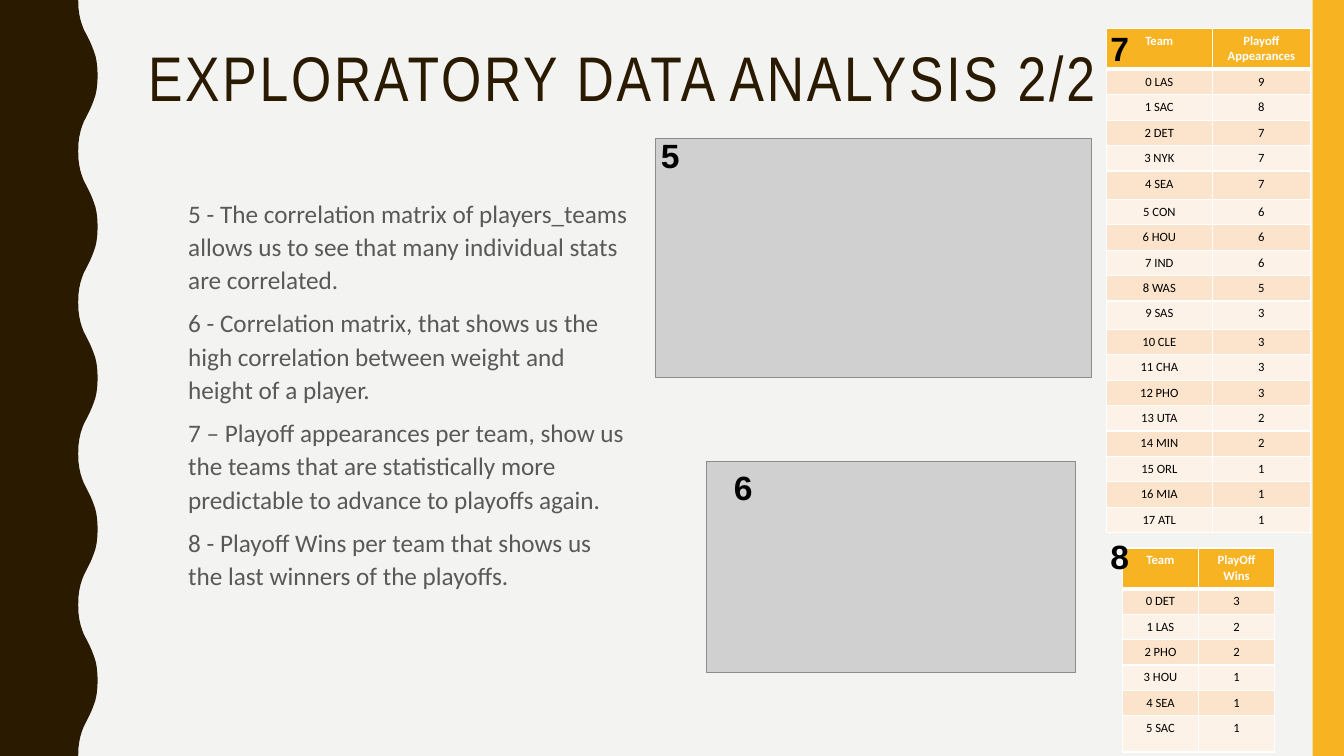
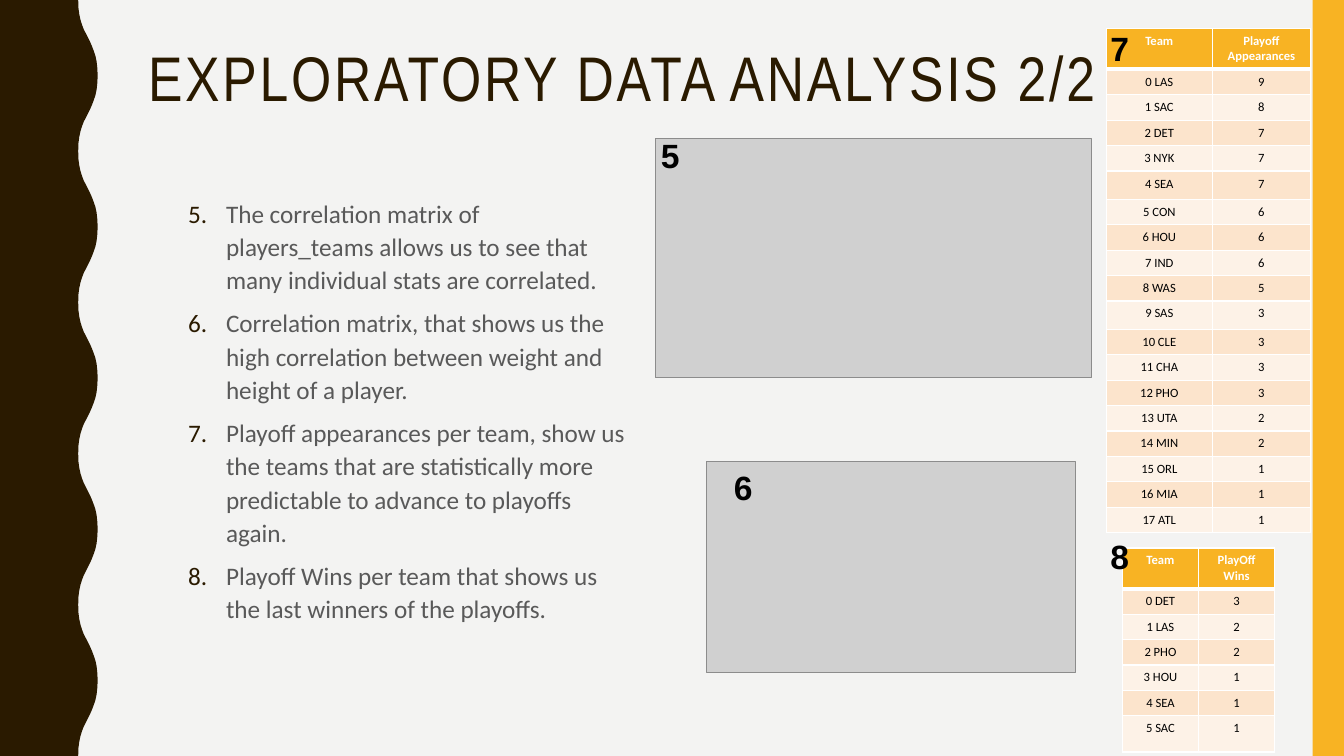
Before and after one commit to afs202005277/AC, a slide deck: slide 4 of ppt projeto.pptx. Drawn at 1344x756 pixels with LibreOffice and Linux fonts; fonts in the diff are those of the drawing; grey boxes stand for pictures. Boxes give left, top, right and bottom in pixels: in the first picture for what was removed or moved away, otherwise in the second. Text is boxed around its words. In the diff, an @@ line names an element or a change of style, - is before the commit and + after.

```diff
--- a/ppt projeto.pptx
+++ b/ppt projeto.pptx
@@ text at [226,205,624,622]: text changed @@
-5 - The correlation matrix of players_teams allows us to see that many individual stats are correlated.
-6 - Correlation matrix, that shows us the high correlation between weight and height of a player.
-7 – Playoff appearances per team, show us the teams that are statistically more predictable to advance to playoffs again.
-8 - Playoff Wins per team that shows us the last winners of the playoffs.
+5. The correlation matrix of players_teams allows us to see that many individual stats are correlated.
+6. Correlation matrix, that shows us the high correlation between weight and height of a player.
+7. Playoff appearances per team, show us the teams that are statistically more predictable to advance to playoffs again.
+8. Playoff Wins per team that shows us the last winners of the playoffs.
```
Also in this commit, not shown: 17 other slides changed, 1 slide added, 1 slide removed.
